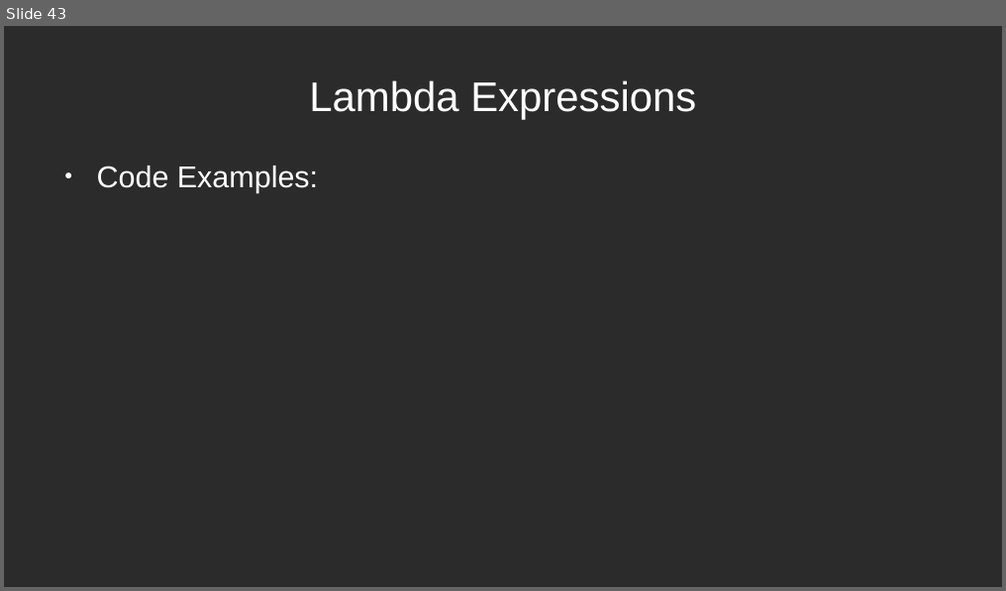
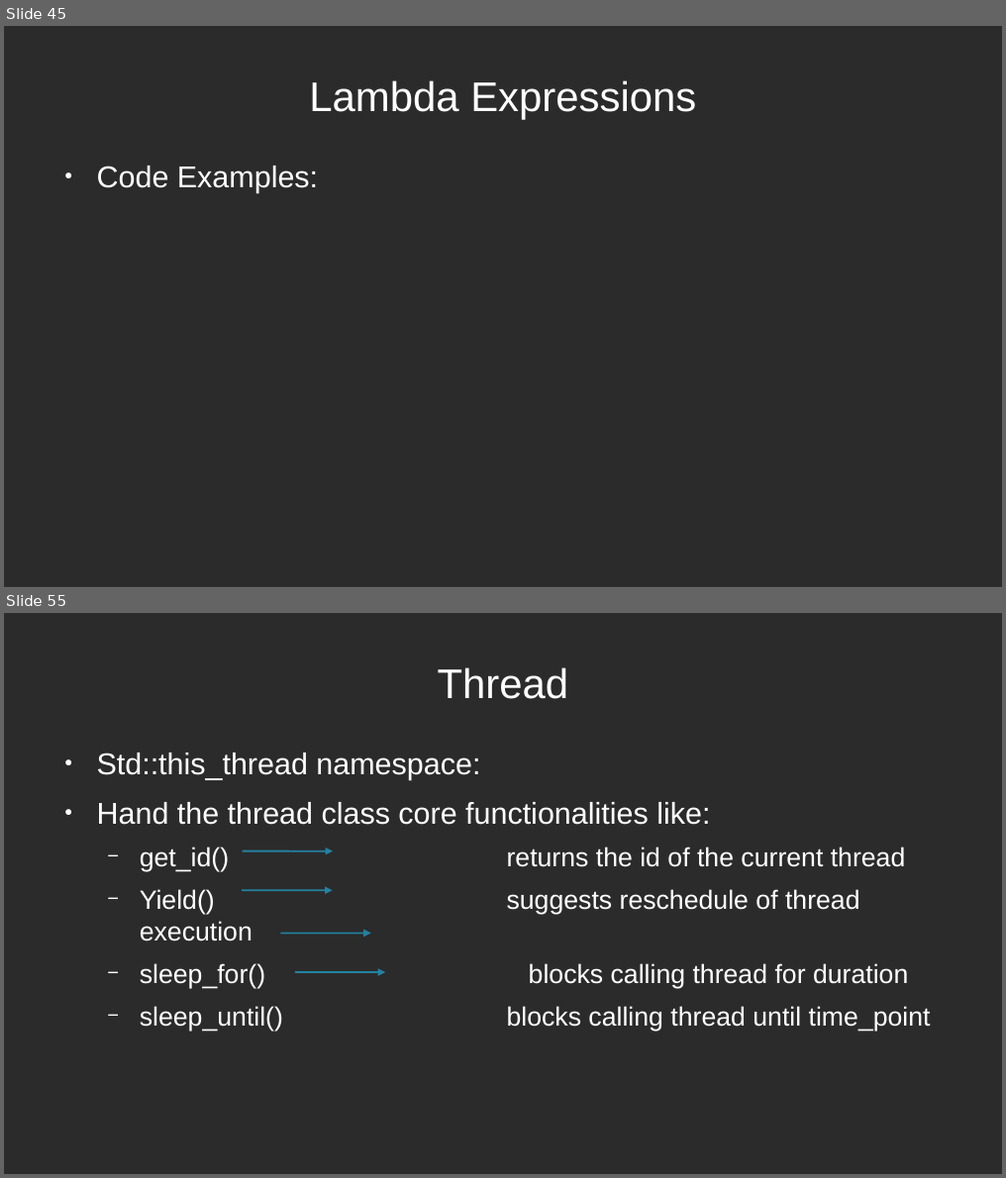
Before and after one commit to mleibeng/Crash-Course-CPP-11-17, a slide deck: Presentation/Crash Course.odp. Shown one above the other, each under a label of ours: slide 43 before the commit, slides 45 and 55 after it; the slides between them are not shown. The pictures are 1006x591 and 1006x1178 pixels, drawn with LibreOffice and Linux fonts; fonts in the diff are those of the drawing; background and template pictures are left out; a plain dark background stands for a picture behind light text. Boxes give left, top, right and bottom in pixels: in the first picture for what was removed or moved away, otherwise in the second. Text is boxed around its words. In the diff, an @@ line names an element or a change of style, - is before the commit and + after.

```diff
--- a/Presentation/Crash Course.odp
+++ b/Presentation/Crash Course.odp
@@ slide 55 added at box(4, 613, 1002, 1174), background picture (left out) @@
@@ title added at box(438, 667, 569, 699), 33 pt, text #FFFFFF @@
+Thread
@@ text added at box(97, 753, 931, 1031), 21 pt, text #FFFFFF @@
+● Std::this_thread namespace:
+● Hand the thread class core functionalities like:
+  − get_id() returns the id of the current thread
+  − Yield() suggests reschedule of thread execution
+  − sleep_for() blocks calling thread for duration
+  − sleep_until() blocks calling thread until time_point
@@ arrow added from (243, 852) to (333, 852), #2382A1 1.42 pt @@
@@ arrow added from (243, 890) to (333, 890), #2382A1 1.42 pt @@
@@ arrow added from (281, 934) to (371, 934), #2382A1 1.42 pt @@
@@ arrow added from (295, 972) to (385, 972), #2382A1 1.42 pt @@
@@ what was slide 43 is now slide 45 @@
```
Also in this commit, not shown: 2 slides changed, 36 other slides added, 5 slides removed, 2 other files.
